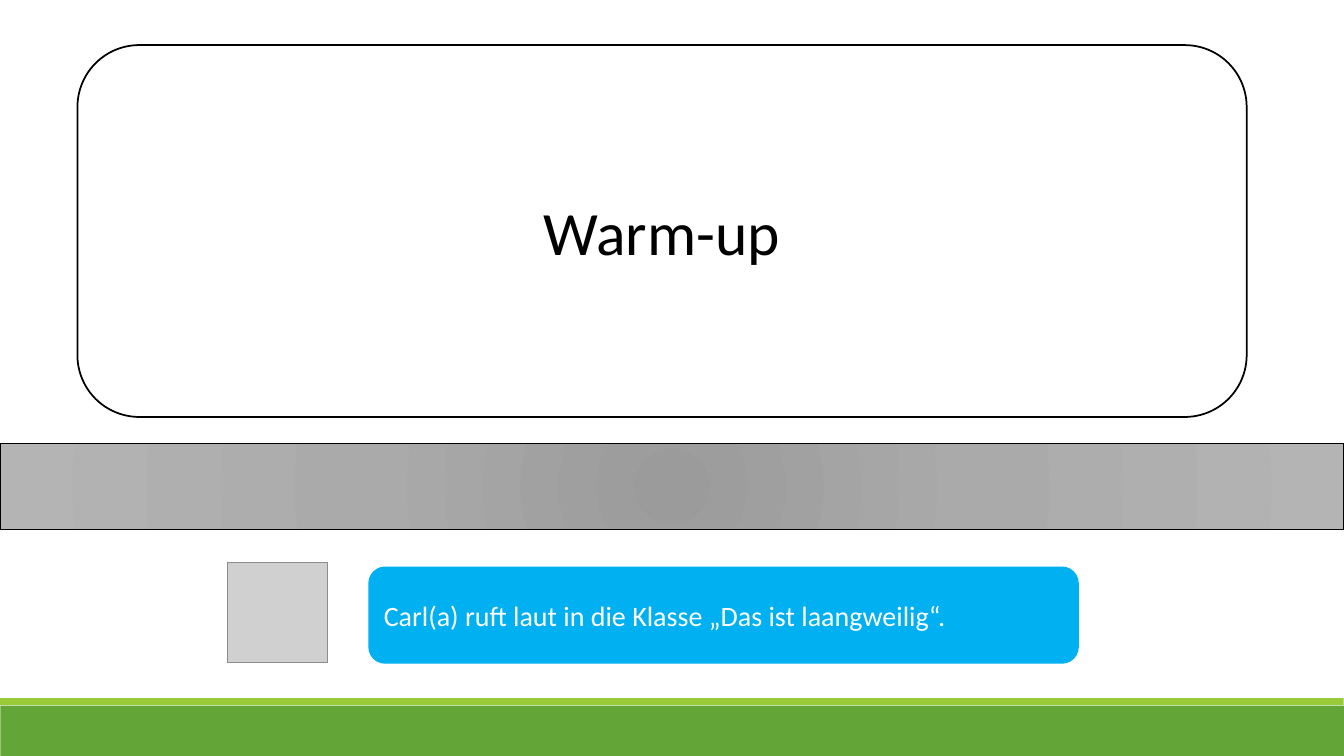
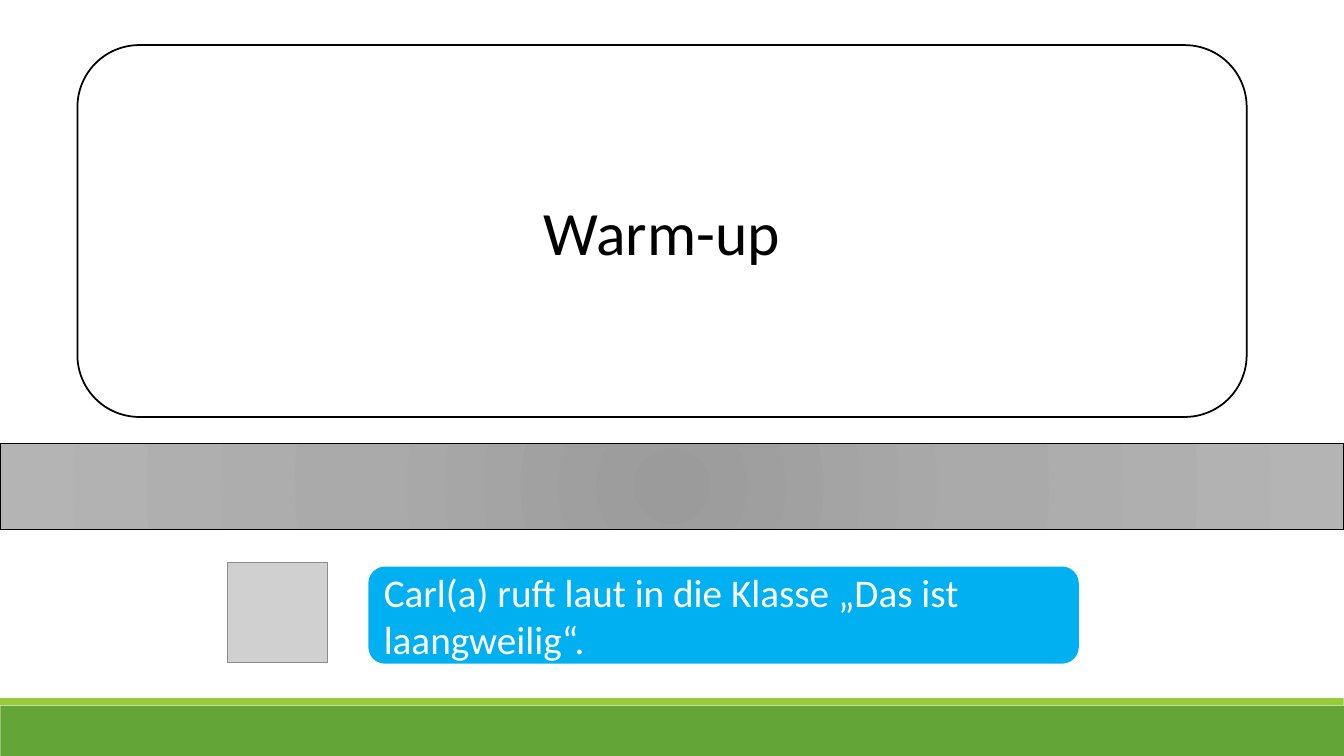
Before and after one commit to ginaamri/Mandy-PhD, a slide deck: slide 6 of studies/Laborstudie ProVisioNET/Scripts/2_script_provisionet_AL.pptx. Drawn at 1344x756 pixels with LibreOffice and Linux fonts; fonts in the diff are those of the drawing; grey boxes stand for pictures. Boxes give left, top, right and bottom in pixels: in the first picture for what was removed or moved away, otherwise in the second. Text is boxed around its words. In the diff, an @@ line names an element or a change of style, - is before the commit and + after.

```diff
--- a/studies/Laborstudie ProVisioNET/Scripts/2_script_provisionet_AL.pptx
+++ b/studies/Laborstudie ProVisioNET/Scripts/2_script_provisionet_AL.pptx
@@ rounded rectangle "Carl(a) ruft laut in die ..." at bbox=[369, 568, 1078, 663]: size 20 to 28 pt @@
```
Also in this commit, not shown: 18 other slides changed, 3 slides added, 1 slide removed, 8 other files.
